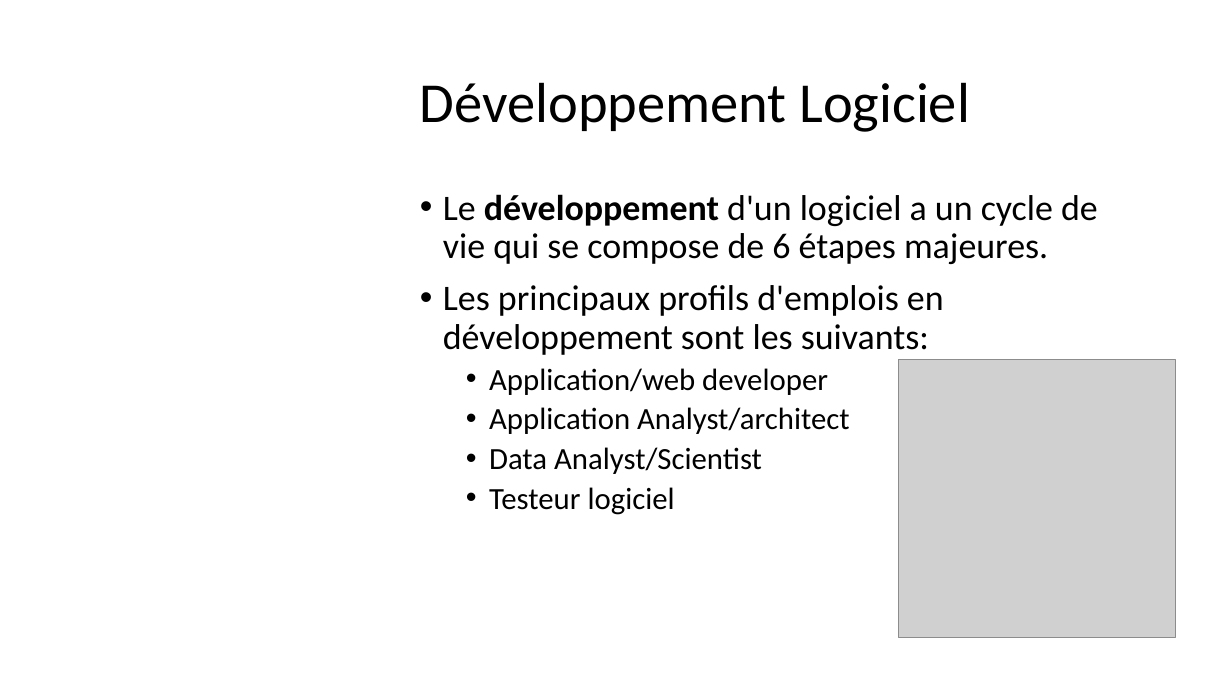
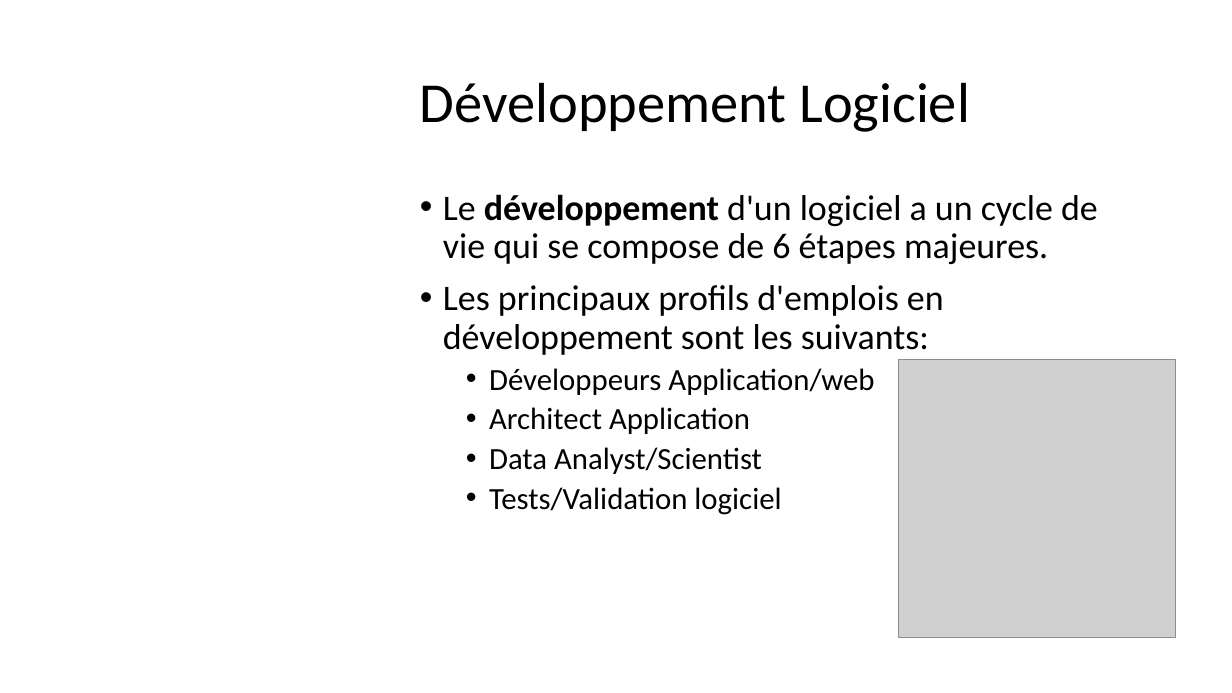
Before and after one commit to Solifred38/cv, a slide deck: slide 6 of Profiles_jobs_it.pptx. Drawn at 1232x693 pixels with LibreOffice and Linux fonts; fonts in the diff are those of the drawing; grey boxes stand for pictures; background and template pictures are left out. Boxes give left, top, right and bottom in pixels: in the first picture for what was removed or moved away, otherwise in the second. Text is boxed around its words. In the diff, an @@ line names an element or a change of style, - is before the commit and + after.

```diff
--- a/Profiles_jobs_it.pptx
+++ b/Profiles_jobs_it.pptx
@@ text at (x1=489, y1=368, x2=874, y2=434): text changed @@
-  • Application/web developer
-  • Application Analyst/architect
+  • Développeurs Application/web
+  • Architect Application
@@ text at (x1=489, y1=487, x2=781, y2=515): text changed @@
-  • Testeur logiciel
+  • Tests/Validation logiciel
```
Also in this commit, not shown: 19 other slides changed, 15 slides added.
